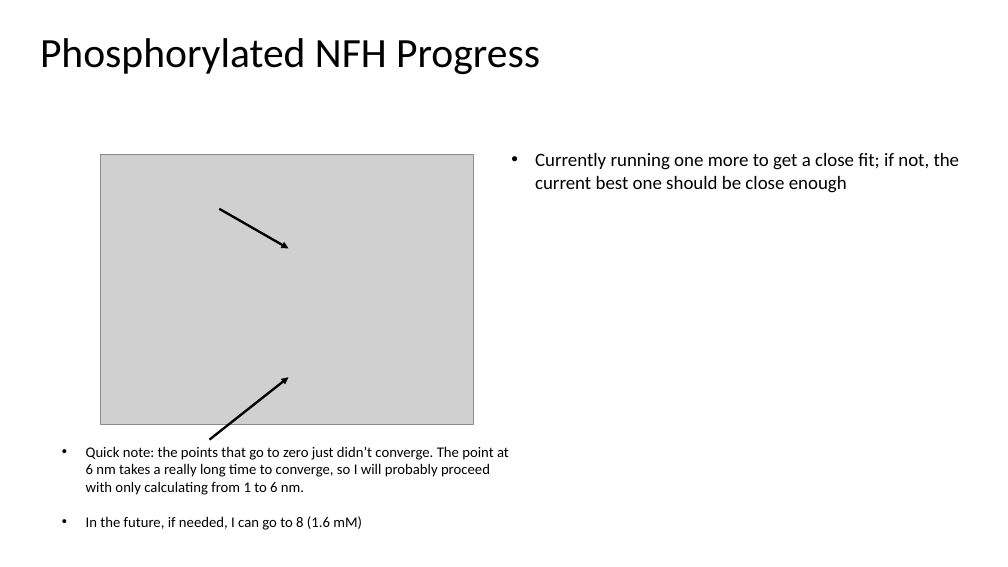
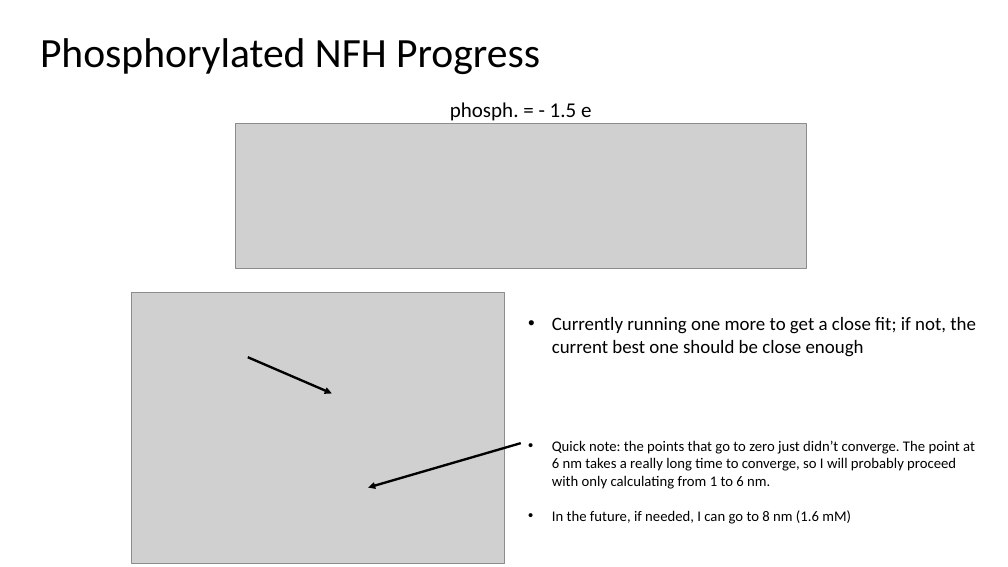
Before and after one commit to tyokokur/presentations, a slide deck: slide 4 of 20220331 EAD Update.pptx. Drawn at 1008x567 pixels with LibreOffice and Linux fonts; fonts in the diff are those of the drawing; grey boxes stand for pictures. Boxes give left, top, right and bottom in pixels: in the first picture for what was removed or moved away, otherwise in the second. Text is boxed around its words. In the diff, an @@ line names an element or a change of style, - is before the commit and + after.

Commit message:
autocommit

```diff
--- a/20220331 EAD Update.pptx
+++ b/20220331 EAD Update.pptx
@@ text added at [450, 102, 591, 124], 20 pt, text #000000 @@
+phosph. = - 1.5 e
@@ picture added at [235, 123, 806, 268] @@
@@ picture: place and size @@
-picture at [101, 154, 473, 425]
+picture at [131, 293, 504, 563]
@@ text "Currently running one more to ...": place and size @@
-text "Currently running one more to ..." at [535, 153, 960, 193]
+text "Currently running one more to ..." at [552, 317, 976, 357]
@@ arrow moved from (219, 209) - (289, 249) to (248, 357) - (332, 393) @@
@@ arrow moved from (209, 440) - (289, 377) to (521, 443) - (368, 488) @@
@@ text "Quick note: the points that ...": place and size @@
-text "Quick note: the points that ..." at [86, 446, 509, 530]
+text "Quick note: the points that ..." at [552, 440, 975, 524]
@@ text at [552, 510, 851, 524]: text changed @@
-• In the future, if needed, I can go to 8 (1.6 mM)
+• In the future, if needed, I can go to 8 nm (1.6 mM)
```
